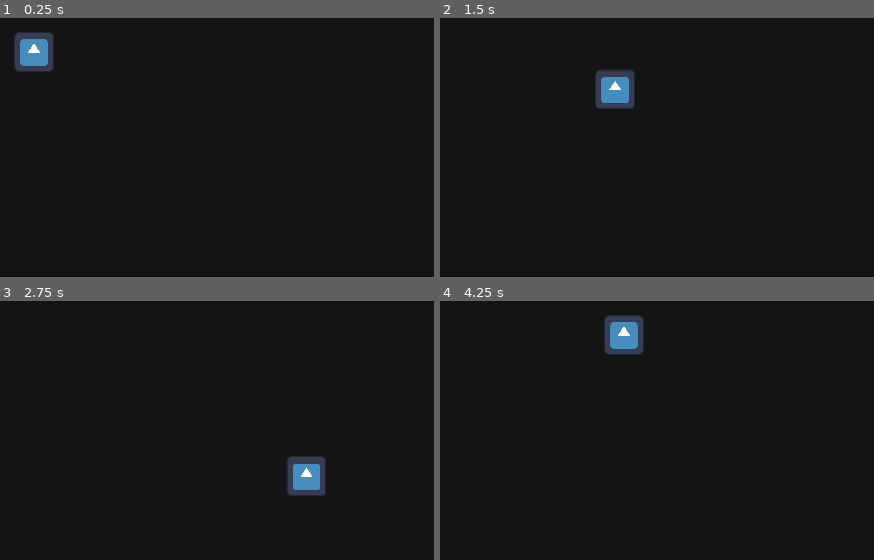
Above: before the commit, frames 1-4 (two rows, left to right).
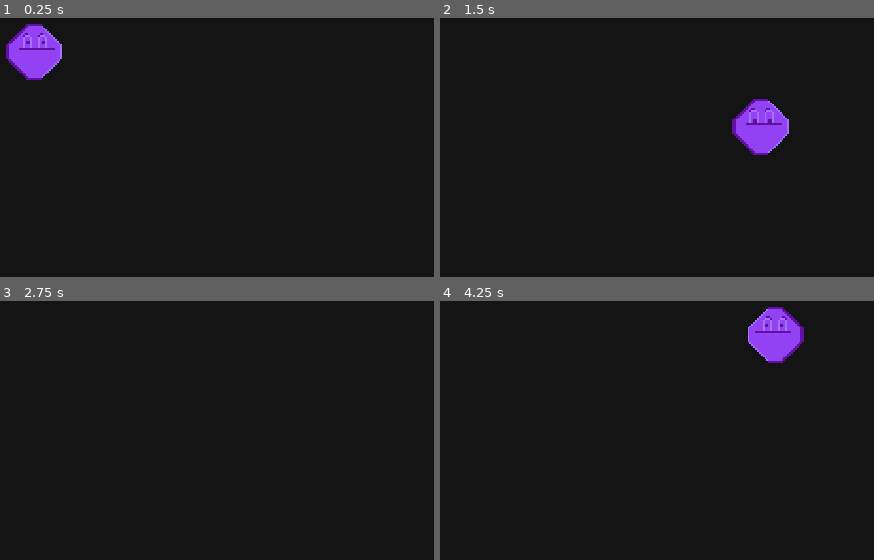
Above: after the commit, the same moments.

Repository: zaftnotameni/how-do-you-say-godot
Game: Godot game, scene res://godot/game/main.tscn
Two runs of this game, one before a commit and one after it. Both use one fixed random seed, a clock stepped at 60 frames per second and the inputs below. The engine's default icon, where the game draws it, is replaced by a stand-in: a white triangle on a blue panel in a dark square.
Inputs:
- Up to frame 1 (0.25 s): no input
- Up to frame 2 (1.5 s): tap Enter at 0.5 s; hold D (p1_right) 0.53-1.28 s; hold S (p1_down) from 1.28 s (still down)
- Up to frame 3 (2.75 s): release S (p1_down) at 2.03 s; hold D (p1_right) from 2.03 s (still down)
- Up to frame 4 (4.25 s): release D (p1_right) at 2.78 s; hold W (p1_up) 2.78-3.53 s; hold A (p1_left) from 3.53 s (still down)

The runs differ from the first frame. In frame 1, 2.0% of the frame differs, in the area x 1-15%, y 2-24%; in frame 2, 3.4%, in the area x 35-81%, y 19-53%; in frame 3, 1.4%; in frame 4, 3.4%.

Commit message:
player moving with animations

Diff:
--- /dev/null
+++ b/godot-man/art/player.json
@@ -0,0 +1,44 @@
+{ "frames": {
+   "player (left-right).aseprite": {
+    "frame": { "x": 0, "y": 0, "w": 32, "h": 32 },
+    "rotated": false,
+    "trimmed": false,
+    "spriteSourceSize": { "x": 0, "y": 0, "w": 32, "h": 32 },
+    "sourceSize": { "w": 32, "h": 32 },
+    "duration": 100
+   },
+   "player (down).aseprite": {
+    "frame": { "x": 32, "y": 0, "w": 32, "h": 32 },
+    "rotated": false,
+    "trimmed": false,
+    "spriteSourceSize": { "x": 0, "y": 0, "w": 32, "h": 32 },
+    "sourceSize": { "w": 32, "h": 32 },
+    "duration": 100
+   },
+   "player (up).aseprite": {
+    "frame": { "x": 64, "y": 0, "w": 32, "h": 32 },
+    "rotated": false,
+    "trimmed": false,
+    "spriteSourceSize": { "x": 0, "y": 0, "w": 32, "h": 32 },
+    "sourceSize": { "w": 32, "h": 32 },
+    "duration": 100
+   }
+ },
+ "meta": {
+  "app": "https://www.aseprite.org/",
+  "version": "1.3-rc1-x64",
+  "image": "player.png",
+  "format": "RGBA8888",
+  "size": { "w": 96, "h": 32 },
+  "scale": "1",
+  "frameTags": [
+  ],
+  "layers": [
+   { "name": "left-right", "opacity": 255, "blendMode": "normal" },
+   { "name": "down", "opacity": 255, "blendMode": "normal" },
+   { "name": "up", "opacity": 255, "blendMode": "normal" }
+  ],
+  "slices": [
+  ]
+ }
+}
--- a/godot-man/godot/player/player.tscn
+++ b/godot-man/godot/player/player.tscn
@@ -1,14 +1,139 @@
-[gd_scene load_steps=8 format=3 uid="uid://cbnee3radxsb7"]
+[gd_scene load_steps=15 format=3 uid="uid://cbnee3radxsb7"]
 
-[ext_resource type="Texture2D" uid="uid://b1a624dvm5xiw" path="res://icon.svg" id="1_56bfs"]
 [ext_resource type="Script" path="res://godot/player/player_body.gd" id="1_ai57i"]
 [ext_resource type="Script" path="res://godot/player/player_logic.gd" id="2_4qtql"]
+[ext_resource type="Texture2D" uid="uid://qtfopdsh17vi" path="res://art/player.png" id="2_oe6bf"]
 [ext_resource type="Script" path="res://godot/player/controller/player_input.gd" id="4_62t8e"]
 [ext_resource type="Script" path="res://godot/player/controller/player_movement.gd" id="5_4qgnw"]
 [ext_resource type="Script" path="res://godot/player/player_stats.gd" id="6_p0n0i"]
+[ext_resource type="Script" path="res://godot/player/player_animation.gd" id="7_rvqm3"]
 
 [sub_resource type="RectangleShape2D" id="RectangleShape2D_q7vyu"]
-size = Vector2(16, 16)
+size = Vector2(8, 8)
+
+[sub_resource type="Animation" id="Animation_mld8k"]
+length = 0.001
+tracks/0/type = "value"
+tracks/0/imported = false
+tracks/0/enabled = true
+tracks/0/path = NodePath("player_sprite:flip_h")
+tracks/0/interp = 1
+tracks/0/loop_wrap = true
+tracks/0/keys = {
+"times": PackedFloat32Array(0),
+"transitions": PackedFloat32Array(1),
+"update": 1,
+"values": [false]
+}
+tracks/1/type = "value"
+tracks/1/imported = false
+tracks/1/enabled = true
+tracks/1/path = NodePath("player_sprite:frame")
+tracks/1/interp = 1
+tracks/1/loop_wrap = true
+tracks/1/keys = {
+"times": PackedFloat32Array(0),
+"transitions": PackedFloat32Array(1),
+"update": 1,
+"values": [0]
+}
+
+[sub_resource type="Animation" id="Animation_l1jkj"]
+resource_name = "player_left"
+loop_mode = 1
+tracks/0/type = "value"
+tracks/0/imported = false
+tracks/0/enabled = true
+tracks/0/path = NodePath("player_sprite:flip_h")
+tracks/0/interp = 1
+tracks/0/loop_wrap = true
+tracks/0/keys = {
+"times": PackedFloat32Array(0, 1),
+"transitions": PackedFloat32Array(1, 1),
+"update": 1,
+"values": [true, true]
+}
+tracks/1/type = "value"
+tracks/1/imported = false
+tracks/1/enabled = true
+tracks/1/path = NodePath("player_sprite:frame")
+tracks/1/interp = 1
+tracks/1/loop_wrap = true
+tracks/1/keys = {
+"times": PackedFloat32Array(0, 1),
+"transitions": PackedFloat32Array(1, 1),
+"update": 1,
+"values": [0, 0]
+}
+
+[sub_resource type="Animation" id="Animation_wbc4x"]
+resource_name = "player_right"
+loop_mode = 1
+tracks/0/type = "value"
+tracks/0/imported = false
+tracks/0/enabled = true
+tracks/0/path = NodePath("player_sprite:flip_h")
+tracks/0/interp = 1
+tracks/0/loop_wrap = true
+tracks/0/keys = {
+"times": PackedFloat32Array(0, 1),
+"transitions": PackedFloat32Array(1, 1),
+"update": 1,
+"values": [false, false]
+}
+tracks/1/type = "value"
+tracks/1/imported = false
+tracks/1/enabled = true
+tracks/1/path = NodePath("player_sprite:frame")
+tracks/1/interp = 1
+tracks/1/loop_wrap = true
+tracks/1/keys = {
+"times": PackedFloat32Array(0, 1),
+"transitions": PackedFloat32Array(1, 1),
+"update": 1,
+"values": [0, 0]
+}
+
+[sub_resource type="Animation" id="Animation_qxags"]
+resource_name = "player_down"
+loop_mode = 1
+tracks/0/type = "value"
+tracks/0/imported = false
+tracks/0/enabled = true
+tracks/0/path = NodePath("player_sprite:frame")
+tracks/0/interp = 1
+tracks/0/loop_wrap = true
+tracks/0/keys = {
+"times": PackedFloat32Array(0, 1),
+"transitions": PackedFloat32Array(1, 1),
+"update": 1,
+"values": [1, 1]
+}
+
+[sub_resource type="Animation" id="Animation_xdmii"]
+resource_name = "player_up"
+loop_mode = 1
+tracks/0/type = "value"
+tracks/0/imported = false
+tracks/0/enabled = true
+tracks/0/path = NodePath("player_sprite:frame")
+tracks/0/interp = 1
+tracks/0/loop_wrap = true
+tracks/0/keys = {
+"times": PackedFloat32Array(0, 1),
+"transitions": PackedFloat32Array(1, 1),
+"update": 1,
+"values": [2, 2]
+}
+
+[sub_resource type="AnimationLibrary" id="AnimationLibrary_0nydl"]
+_data = {
+"RESET": SubResource("Animation_mld8k"),
+"player_down": SubResource("Animation_qxags"),
+"player_left": SubResource("Animation_l1jkj"),
+"player_right": SubResource("Animation_wbc4x"),
+"player_up": SubResource("Animation_xdmii")
+}
 
 [node name="player" type="Node2D"]
 
@@ -17,7 +142,9 @@
 
 [node name="player_sprite" type="Sprite2D" parent="player_body"]
 scale = Vector2(0.25, 0.25)
-texture = ExtResource("1_56bfs")
+texture = ExtResource("2_oe6bf")
+hframes = 3
+region_rect = Rect2(0, 0, 32, 32)
 
 [node name="collision_shape_2d" type="CollisionShape2D" parent="player_body"]
 shape = SubResource("RectangleShape2D_q7vyu")
@@ -33,4 +160,9 @@
 
 [node name="player_stats" type="Node2D" parent="player_body/player_logic"]
 script = ExtResource("6_p0n0i")
-speed = 150
+
+[node name="player_animation" type="AnimationPlayer" parent="player_body"]
+libraries = {
+"": SubResource("AnimationLibrary_0nydl")
+}
+script = ExtResource("7_rvqm3")
--- /dev/null
+++ b/godot-man/godot/player/player_animation.gd
@@ -0,0 +1,15 @@
+extends AnimationPlayer
+
+@onready var player_body : CharacterBody2D = find_parent('player_body')
+@onready var player_movement := player_body.find_child('player_movement')
+
+func _process(delta: float) -> void:
+  var v : Vector2 = player_movement.input_vector.current
+  var right := v.project(Vector2.RIGHT).x > 0
+  var left := v.project(Vector2.RIGHT).x < 0
+  var down := v.project(Vector2.DOWN).y > 0
+  var up := v.project(Vector2.DOWN).y < 0
+  if (right): return play('player_right')
+  if (left): return play('player_left')
+  if (down): return play('player_down')
+  if (up): return play('player_up')
--- a/godot-man/godot/player/player_stats.gd
+++ b/godot-man/godot/player/player_stats.gd
@@ -1,3 +1,3 @@
 extends Node2D
 
-@export var speed := 10
+@export var speed := 50
--- a/godot-man/project.godot
+++ b/godot-man/project.godot
@@ -28,6 +28,7 @@
 window/energy_saving/keep_screen_on=false
 window/vsync/vsync_mode=2
 window/stretch/mode="canvas_items"
+window/stretch/scale=6.0
 
 [editor]
 
Binary file added: godot-man/art/player.aseprite
Binary file added: godot-man/art/player.png
Not shown, added: godot-man/art/player.png.import
